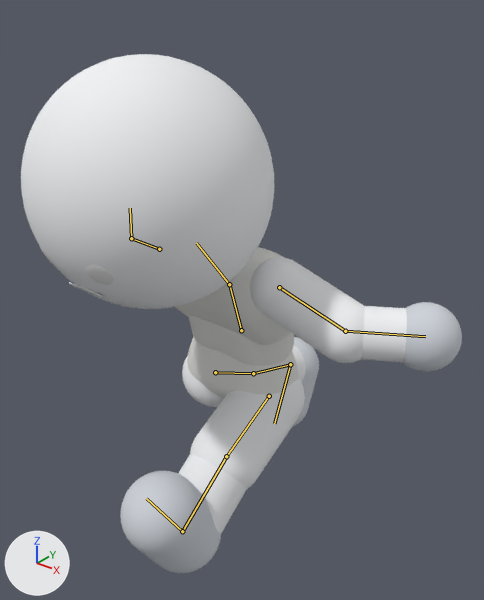
A saved change to the FBX model Assets/Art/Characters/Chibi/Models/Chibi_Rigged.fbx.
One viewpoint serves both versions: a 50 mm camera at (1.188, -1.484, 1.85) aimed at (0.013, -0.014, 0.939). Every picture has the same lights, and +X, +Y and +Z are marked at lower left. The picture after the commit comes second. Both versions are drawn at frame 12 of the action 'Chibi_Armature|CHASE_Leap'; the numbers are the values there. The bones that change are drawn over the model as lines.

In view in the first picture: 'face_vis', 'foot_left_vis', 'foot_right_vis', 'hand_left_vis', 'head_vis', 'lower_arm_left_vis', 'pelvis_geom_vis', 'shin_left_vis', 'shin_right_vis', 'spine_geom_vis', 'thigh_left_vis', 'thigh_right_vis', 'torso_geom_vis', 'upper_arm_left_vis'.
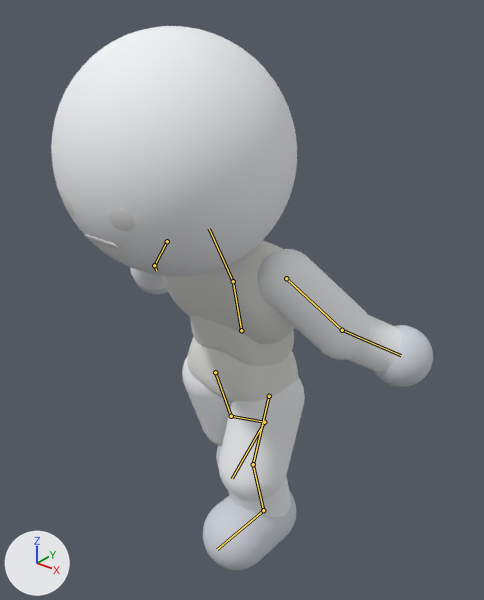
The edits, one by one:
Bone 'spine' (bone_spine) turns from (0, 0, -17) to (0, 0, -12) degrees about its own x, y and z.
Bone 'torso' (bone_torso) turns from (0, 0, -21) to (0, 0, -15) degrees about its own x, y and z.
Bone 'upper_arm_left' (bone_upper_arm_left) turns from (71, 8, -3) to (41, 0, 0) degrees about its own x, y and z.
Bone 'lower_arm_left' (bone_lower_arm_left) turns from (0, 0, 32) to (0, 0, 20) degrees about its own x, y and z.
Bone 'upper_arm_right' (bone_upper_arm_right) turns from (-71, 8, 3) to (-41, 0, 0) degrees about its own x, y and z.
Bone 'lower_arm_right' (bone_lower_arm_right) turns from (0, 0, 32) to (0, 0, 20) degrees about its own x, y and z.
Bone 'thigh_right' (bone_thigh_right) turns from (0, 0, 63) to (0, 0, 20) degrees about its own x, y and z.
Bone 'shin_right' (bone_shin_right) turns from (0, 0, 9) to (0, 0, 35) degrees about its own x, y and z.
Bone 'foot_right' (bone_foot_right) turns from (5, 0, 0) to (19, 0, 0) degrees about its own x, y and z.
Bone 'thigh_left' (bone_thigh_left) turns from (0, 0, -63) to (0, 0, -20) degrees about its own x, y and z.
Bone 'shin_left' (bone_shin_left) turns from (0, 0, 9) to (0, 0, 35) degrees about its own x, y and z.
Bone 'foot_left' (bone_foot_left) turns from (5, 0, 0) to (19, 0, 0) degrees about its own x, y and z.

Pixel boxes (x1, y1, x2, y2) of what changed, in the pictures (484 x 600 px):
'head_vis', posed: before (21, 54, 274, 309); after (51, 26, 297, 276)
'foot_left_vis', posed: before (121, 471, 221, 573); after (203, 492, 296, 570)
'thigh_left_vis', posed (24% narrower, 11% taller): before (190, 377, 305, 489); after (218, 377, 305, 501)
'upper_arm_left_vis', posed: before (250, 257, 365, 363); after (258, 249, 370, 360)
'torso_geom_vis', posed: before (175, 247, 291, 345); after (162, 240, 295, 344)
'hand_left_vis', posed: before (402, 302, 462, 372); after (374, 325, 433, 387)
'shin_left_vis', posed: before (178, 454, 247, 534); after (228, 476, 291, 517)
'lower_arm_left_vis', posed: before (361, 306, 407, 362); after (348, 315, 401, 372)
'spine_geom_vis', posed: before (188, 316, 294, 366); after (189, 315, 294, 366)
'thigh_right_vis', posed: before (182, 355, 224, 407); after (182, 355, 232, 447)
'face_vis', posed (7% taller): before (39, 244, 114, 298); after (61, 191, 135, 249)
'foot_right_vis', posed (mostly hidden afterwards): before (292, 337, 319, 427); after (216, 445, 222, 465)
'shin_right_vis', posed (not visible afterwards): before (292, 345, 306, 382)
bone 'spine', root to tip: before (241, 330) to (229, 284); after (241, 330) to (233, 281)
bone 'torso', root to tip: before (229, 284) to (196, 243); after (233, 281) to (209, 228)
bone 'upper_arm_left', root to tip: before (279, 287) to (345, 331); after (286, 278) to (342, 330)
bone 'lower_arm_left', root to tip: before (345, 331) to (425, 336); after (342, 330) to (401, 355)
bone 'upper_arm_right', root to tip: before (159, 249) to (131, 238); after (167, 241) to (154, 265)
bone 'lower_arm_right', root to tip: before (131, 238) to (130, 208); after (154, 265) to (156, 270)
bone 'thigh_right', root to tip: before (215, 372) to (253, 373); after (215, 372) to (231, 416)
bone 'shin_right', root to tip: before (253, 373) to (290, 364); after (231, 416) to (264, 422)
bone 'foot_right', root to tip: before (290, 364) to (274, 423); after (264, 422) to (232, 478)
bone 'thigh_left', root to tip: before (269, 396) to (226, 456); after (269, 396) to (253, 464)
bone 'shin_left', root to tip: before (226, 456) to (182, 531); after (253, 464) to (263, 510)
bone 'foot_left', root to tip: before (182, 531) to (146, 498); after (263, 510) to (217, 549)
